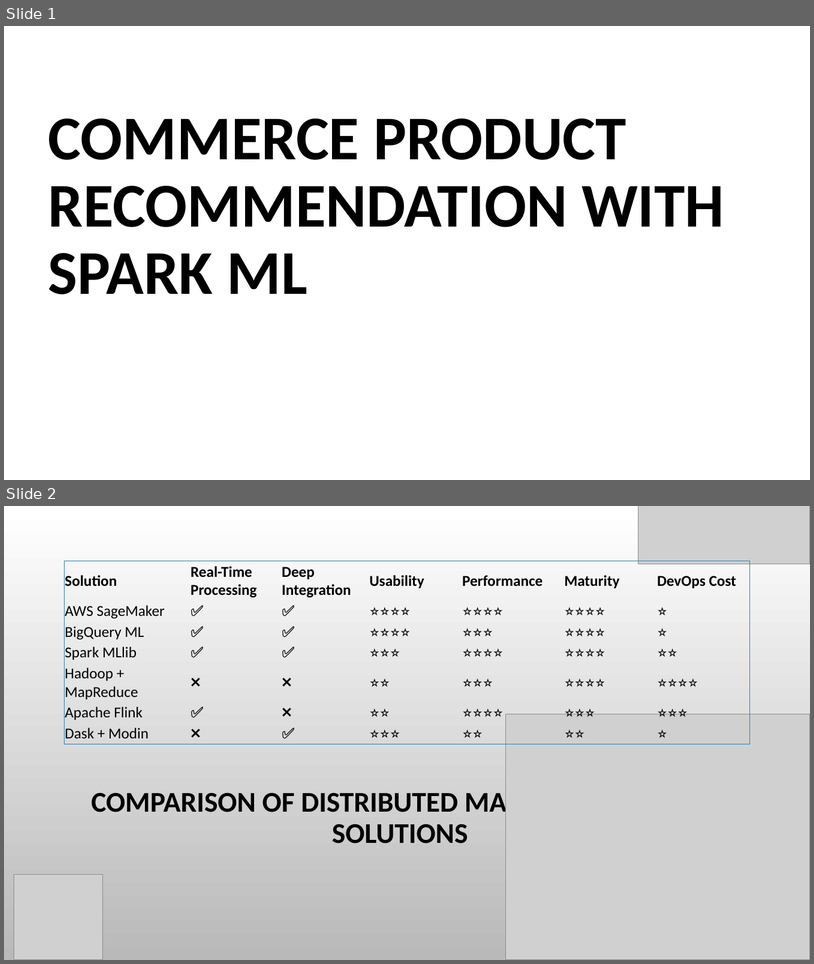
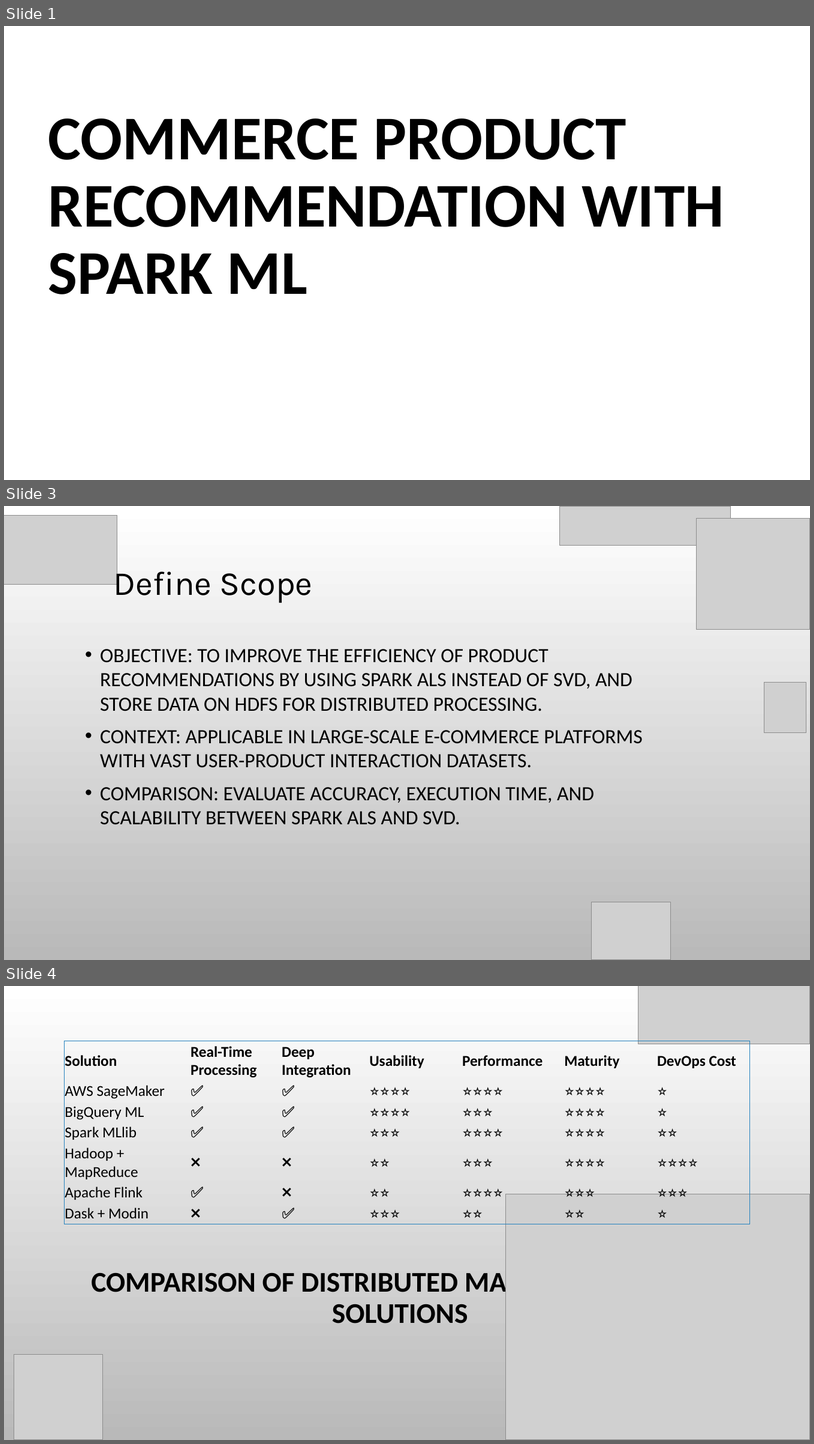
Before and after one commit to susie682/752-project, a slide deck: Commerce Product Recommendation with Spark ML-PPT - V2.pptx. Shown one above the other, each under a label of ours: slides 1 and 2 before the commit, slides 1, 3 and 4 after it; the slides between them are not shown. The pictures are 814x964 and 814x1444 pixels, drawn with LibreOffice and Linux fonts; fonts in the diff are those of the drawing; grey boxes stand for pictures; background and template pictures are left out. Boxes give left, top, right and bottom in pixels: in the first picture for what was removed or moved away, otherwise in the second. Text is boxed around its words. In the diff, an @@ line names an element or a change of style, - is before the commit and + after.

```diff
--- a/Commerce Product Recommendation with Spark ML-PPT - V2.pptx
+++ b/Commerce Product Recommendation with Spark ML-PPT - V2.pptx
@@ slide 3 added at [4, 506, 810, 960], background picture (left out) @@
@@ picture added at [4, 515, 117, 584] @@
@@ picture added at [560, 506, 731, 546] @@
@@ picture added at [696, 518, 810, 630] @@
@@ text added at [114, 565, 313, 603], 40 pt, text #000000 @@
+Define Scope
@@ text added at [100, 649, 642, 825], 24 pt, text #000000 @@
+• OBJECTIVE: TO IMPROVE THE EFFICIENCY OF PRODUCT RECOMMENDATIONS BY USING SPARK ALS INSTEAD OF SVD, AND STORE DATA ON HDFS FOR DISTRIBUTED PROCESSING.
+• CONTEXT: APPLICABLE IN LARGE-SCALE E-COMMERCE PLATFORMS WITH VAST USER-PRODUCT INTERACTION DATASETS.
+• COMPARISON: EVALUATE ACCURACY, EXECUTION TIME, AND SCALABILITY BETWEEN SPARK ALS AND SVD.
@@ picture added at [764, 682, 807, 733] @@
@@ picture added at [592, 901, 671, 960] @@
@@ what was slide 2 is now slide 4 @@
```
Also in this commit, not shown: 4 other slides added, 1 other file.
